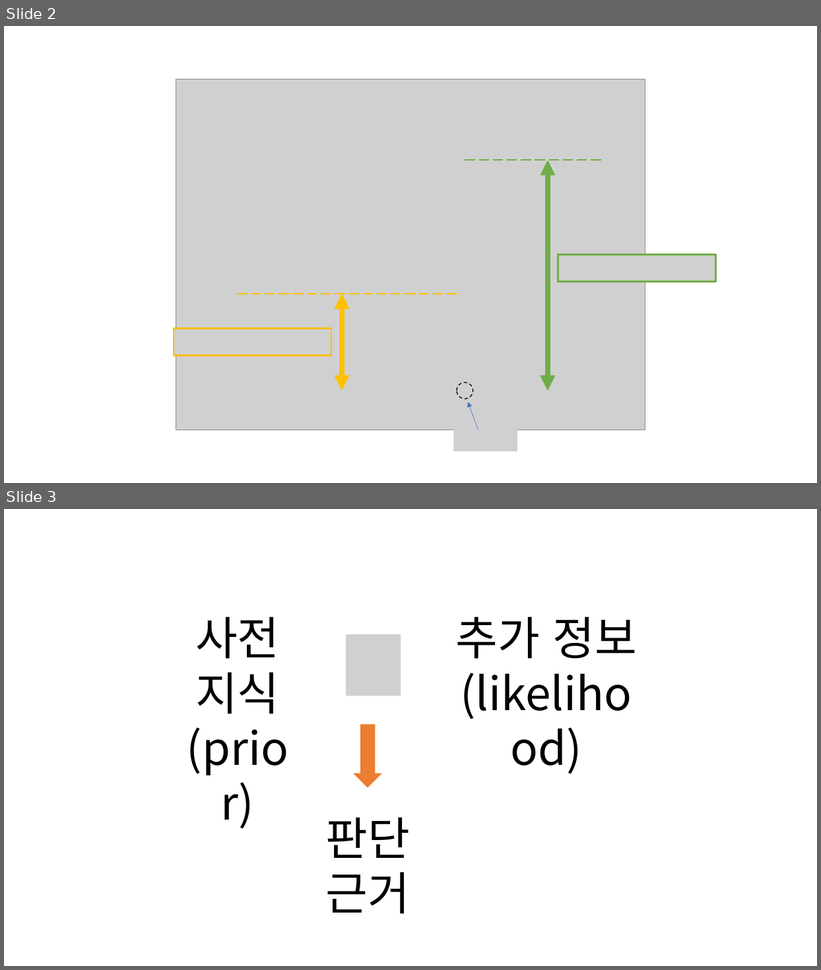
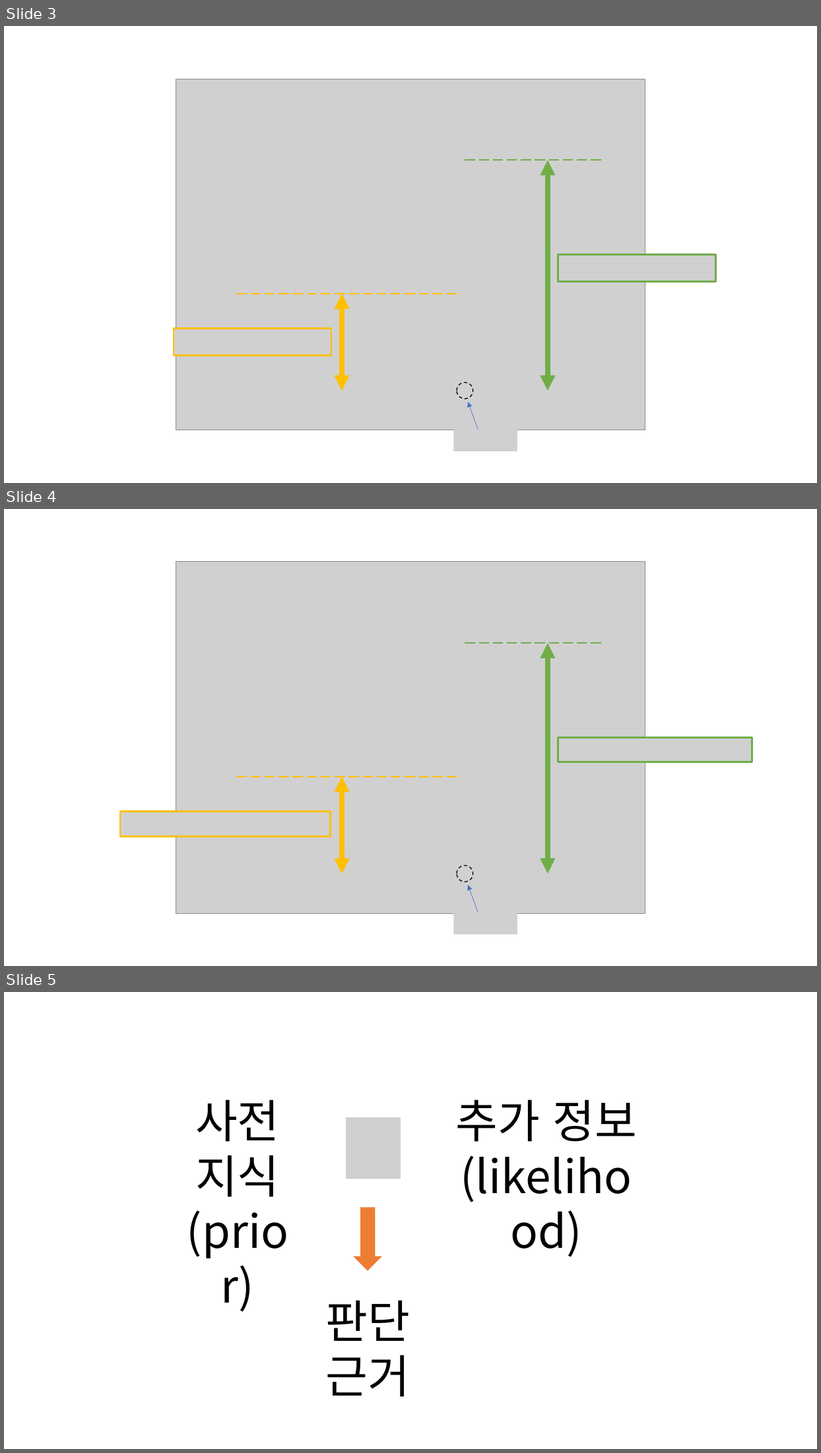
Before and after one commit to answeredbyablemind/answeredbyablemind.github.io, a slide deck: pics/2020-08-04-naive_bayes/pics.pptx. Shown one above the other, each under a label of ours: slides 2 and 3 before the commit, slides 3, 4 and 5 after it. The pictures are 821x970 and 821x1453 pixels, drawn with LibreOffice and Linux fonts; fonts in the diff are those of the drawing; grey boxes stand for pictures. Boxes give left, top, right and bottom in pixels: in the first picture for what was removed or moved away, otherwise in the second. Text is boxed around its words. In the diff, an @@ line names an element or a change of style, - is before the commit and + after.

```diff
--- a/pics/2020-08-04-naive_bayes/pics.pptx
+++ b/pics/2020-08-04-naive_bayes/pics.pptx
@@ slide 4 added at bbox=[4, 509, 817, 966], background #FFFFFF @@
@@ picture added at bbox=[176, 561, 646, 914] @@
@@ line added from (465, 643) to (602, 643), #70AD47 1.5 pt dashed @@
@@ double arrow added from (548, 643) to (548, 874), #70AD47 6 pt @@
@@ picture added at bbox=[558, 738, 752, 762] @@
@@ line added from (237, 777) to (461, 777), #FFC000 1.5 pt dashed @@
@@ double arrow added from (342, 777) to (342, 874), #FFC000 6 pt @@
@@ picture added at bbox=[121, 812, 331, 836] @@
@@ ellipse added at bbox=[457, 866, 473, 883], outline #000000 1 pt dashed @@
@@ arrow added from (478, 914) to (468, 885), #4472C4 0.5 pt @@
@@ picture added at bbox=[453, 910, 517, 935] @@
@@ what was slide 2 is now slide 3 @@
@@ what was slide 3 is now slide 5 @@
```
Also in this commit, not shown: 2 other slides added, 6 other files.
